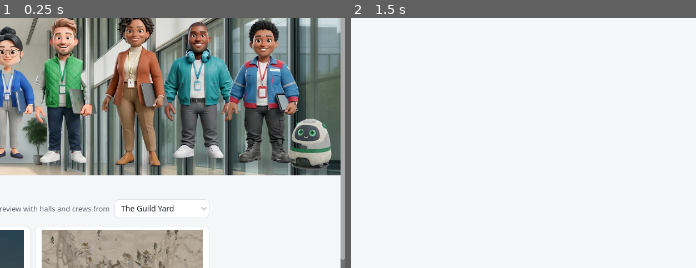
Above: before the commit, frames 1-2 (left to right).
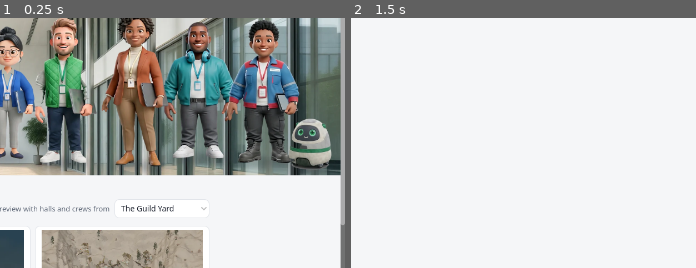
Above: after the commit, the same moments.

Repository: oddessentials/agent-guild-builders
Game: Godot game, scene res://src/ui/main.tscn
The game is run twice, just before and just after one commit, with the same random seed, the same clock (stepped at 60 frames per second) and the same inputs.
Inputs (mouse positions are % of the whole screen's width and height, from its top left):
- Up to frame 1 (0.25 s): no input
- Up to frame 2 (1.5 s): click "Blank Open ground and the Yar…" at 0.5 s; tap Enter at 1.25 s; move the mouse to (68, 45) at 1.27 s; hold Right from 1.28 s (still down); tap M at 1.35 s; click (68, 45) at 1.42 s
The pictures show only the part of the screen within x 50-100%, y 5-55%; the shares and areas given below are measured in that part.

The runs differ from the first frame. In frame 1, 0.2% of the frame differs, in the area x 98-100%, y 82-97%; in frame 2, nothing differs.

Commit message:
Add the Pixel Glade preset and its cube-art item set
A forest clearing drawn in cube art, eight cubes to the metre, so that
it reads as isometric pixel art from the Yard camera: a crystal shrine,
ruins, a brook, work stations and a ring of braziers.

- 43 new items in a "Pixel glade" group, built by tools/build_glade.py.
- A "Pixel glade" ground set and paving with pixel-grid textures.
- Pieces keep their size and turn by quarters, so cubes share one grid.
- Lamps now sit clear of their own models, in Clay Office too, so they
  are not shadowed at final quality.

The kit lock now points at kit-740a2f02daf31592.tar.gz, which must be
uploaded to the "art" release before CI can fetch it.

Co-Authored-By: Claude Fable 5.2 <noreply@anthropic.com>

Diff:
--- a/kits/kit-lock.json
+++ b/kits/kit-lock.json
@@ -1,5 +1,5 @@
 {
  "release": "art",
- "asset": "kit-0148da8c7b61ac33.tar.gz",
- "sha256": "0148da8c7b61ac331d71eccfc85426984d9d4388166b1b0a644af92e19317cfd"
+ "asset": "kit-740a2f02daf31592.tar.gz",
+ "sha256": "740a2f02daf3159219946460095d105324ffd5412a866daf9ba604bb52dcaa4c"
 }
--- a/kits/meadow/kit.json
+++ b/kits/meadow/kit.json
@@ -2402,7 +2402,7 @@
      0.75,
      1.0
     ],
-    "height": 2.4
+    "height": 3.45
    },
    "modular": true
   },
@@ -2423,7 +2423,7 @@
      0.45,
      0.3
     ],
-    "height": 3.0
+    "height": 3.7
    },
    "modular": true
   },
@@ -2559,7 +2559,7 @@
      0.75,
      1.0
     ],
-    "height": 1.55
+    "height": 2.4
    }
   },
   "clay_reception": {
@@ -2815,7 +2815,7 @@
      0.72,
      0.45
     ],
-    "height": 1.6
+    "height": 1.95
    }
   },
   "clay_ping_pong": {
@@ -2860,6 +2860,614 @@
     "height": 3.9
    }
   },
+  "glade_tree_oak": {
+   "label": "Oak",
+   "group": "glade",
+   "spacing": 7,
+   "height": 9.25,
+   "radius": 3.44,
+   "triangles": 22620,
+   "source": "glade_tree_oak",
+   "licence": "AGPL-3.0-only (Agent Guild: Builders)",
+   "bytes": 1226884
+  },
+  "glade_tree_pine": {
+   "label": "Pine",
+   "group": "glade",
+   "spacing": 5,
+   "height": 14.0,
+   "radius": 2.56,
+   "triangles": 29972,
+   "source": "glade_tree_pine",
+   "licence": "AGPL-3.0-only (Agent Guild: Builders)",
+   "bytes": 1623176
+  },
+  "glade_tree_ancient": {
+   "label": "Ancient tree",
+   "group": "glade",
+   "spacing": 12,
+   "height": 14.62,
+   "radius": 5.69,
+   "triangles": 86300,
+   "source": "glade_tree_ancient",
+   "licence": "AGPL-3.0-only (Agent Guild: Builders)",
+   "bytes": 4668588
+  },
+  "glade_tree_dead": {
+   "label": "Bare tree",
+   "group": "glade",
+   "spacing": 5,
+   "height": 5.62,
+   "radius": 2.25,
+   "triangles": 3128,
+   "source": "glade_tree_dead",
+   "licence": "AGPL-3.0-only (Agent Guild: Builders)",
+   "bytes": 171396
+  },
+  "glade_bush": {
+   "label": "Bush",
+   "group": "glade",
+   "spacing": 2.5,
+   "height": 1.5,
+   "radius": 1.31,
+   "triangles": 2358,
+   "source": "glade_bush",
+   "licence": "AGPL-3.0-only (Agent Guild: Builders)",
+   "bytes": 131208
+  },
+  "glade_grass": {
+   "label": "Grass tuft",
+   "group": "glade",
+   "spacing": 1.2,
+   "height": 0.62,
+   "radius": 0.81,
+   "triangles": 1060,
+   "source": "glade_grass",
+   "licence": "AGPL-3.0-only (Agent Guild: Builders)",
+   "bytes": 59724
+  },
+  "glade_flowers": {
+   "label": "Wildflowers",
+   "group": "glade",
+   "spacing": 1.2,
+   "height": 0.62,
+   "radius": 0.81,
+   "triangles": 940,
+   "source": "glade_flowers",
+   "licence": "AGPL-3.0-only (Agent Guild: Builders)",
+   "bytes": 55360
+  },
+  "glade_mushrooms": {
+   "label": "Toadstools",
+   "group": "glade",
+   "spacing": 1.5,
+   "height": 0.88,
+   "radius": 0.88,
+   "triangles": 824,
+   "source": "glade_mushrooms",
+   "licence": "AGPL-3.0-only (Agent Guild: Builders)",
+   "bytes": 47684
+  },
+  "glade_glow_mushrooms": {
+   "label": "Glowing mushrooms",
+   "group": "glade",
+   "spacing": 1.5,
+   "height": 0.88,
+   "radius": 0.82,
+   "triangles": 832,
+   "source": "glade_glow_mushrooms",
+   "licence": "AGPL-3.0-only (Agent Guild: Builders)",
+   "bytes": 46764
+  },
+  "glade_rock": {
+   "label": "Rock",
+   "group": "glade",
+   "spacing": 3,
+   "height": 1.38,
+   "radius": 1.13,
+   "triangles": 1648,
+   "source": "glade_rock",
+   "licence": "AGPL-3.0-only (Agent Guild: Builders)",
+   "bytes": 93556
+  },
+  "glade_boulder": {
+   "label": "Mossy boulder",
+   "group": "glade",
+   "spacing": 4,
+   "height": 2.5,
+   "radius": 2.06,
+   "triangles": 5050,
+   "source": "glade_boulder",
+   "licence": "AGPL-3.0-only (Agent Guild: Builders)",
+   "bytes": 277316
+  },
+  "glade_log": {
+   "label": "Fallen log",
+   "group": "glade",
+   "spacing": 4,
+   "height": 1.12,
+   "radius": 2.12,
+   "triangles": 2216,
+   "source": "glade_log",
+   "licence": "AGPL-3.0-only (Agent Guild: Builders)",
+   "bytes": 127780
+  },
+  "glade_stump": {
+   "label": "Stump",
+   "group": "glade",
+   "spacing": 3,
+   "height": 0.75,
+   "radius": 0.75,
+   "triangles": 592,
+   "source": "glade_stump",
+   "licence": "AGPL-3.0-only (Agent Guild: Builders)",
+   "bytes": 37232
+  },
+  "glade_dais": {
+   "label": "Rune dais",
+   "group": "glade",
+   "spacing": 8,
+   "height": 1.12,
+   "radius": 3.48,
+   "triangles": 12592,
+   "source": "glade_dais",
+   "licence": "AGPL-3.0-only (Agent Guild: Builders)",
+   "bytes": 686156,
+   "light": {
+    "watts": 300.0,
+    "color": [
+     0.3,
+     1.0,
+     0.92
+    ],
+    "height": 1.6
+   }
+  },
+  "glade_shrine": {
+   "label": "Crystal shrine",
+   "group": "glade",
+   "spacing": 9,
+   "height": 5.38,
+   "radius": 3.5,
+   "triangles": 23048,
+   "source": "glade_shrine",
+   "licence": "AGPL-3.0-only (Agent Guild: Builders)",
+   "bytes": 1250828,
+   "light": {
+    "watts": 900.0,
+    "color": [
+     0.3,
+     1.0,
+     0.92
+    ],
+    "height": 5.6
+   }
+  },
+  "glade_portal": {
+   "label": "Portal arch",
+   "group": "glade",
+   "spacing": 5,
+   "height": 5.75,
+   "radius": 2.19,
+   "triangles": 9180,
+   "source": "glade_portal",
+   "licence": "AGPL-3.0-only (Agent Guild: Builders)",
+   "bytes": 502684,
+   "light": {
+    "watts": 600.0,
+    "color": [
+     0.62,
+     0.42,
+     1.0
+    ],
+    "height": 6.0
+   }
+  },
+  "glade_tower": {
+   "label": "Ruined tower",
+   "group": "glade",
+   "spacing": 6,
+   "height": 7.38,
+   "radius": 2.0,
+   "triangles": 26376,
+   "source": "glade_tower",
+   "licence": "AGPL-3.0-only (Agent Guild: Builders)",
+   "bytes": 1435500,
+   "light": {
+    "watts": 400.0,
+    "color": [
+     1.0,
+     0.55,
+     0.22
+    ],
+    "height": 3.6
+   }
+  },
+  "glade_wall_ruin": {
+   "label": "Ruined wall",
+   "group": "glade",
+   "spacing": 5,
+   "height": 2.12,
+   "radius": 2.74,
+   "triangles": 4228,
+   "source": "glade_wall_ruin",
+   "licence": "AGPL-3.0-only (Agent Guild: Builders)",
+   "bytes": 235096
+  },
+  "glade_pillar": {
+   "label": "Pillar",
+   "group": "glade",
+   "spacing": 2,
+   "height": 3.75,
+   "radius": 0.5,
+   "triangles": 1908,
+   "source": "glade_pillar",
+   "licence": "AGPL-3.0-only (Agent Guild: Builders)",
+   "bytes": 107584
+  },
+  "glade_pillar_broken": {
+   "label": "Broken pillar",
+   "group": "glade",
+   "spacing": 3,
+   "height": 1.62,
+   "radius": 1.25,
+   "triangles": 1510,
+   "source": "glade_pillar_broken",
+   "licence": "AGPL-3.0-only (Agent Guild: Builders)",
+   "bytes": 86140
+  },
+  "glade_statue": {
+   "label": "Guardian statue",
+   "group": "glade",
+   "spacing": 3,
+   "height": 3.38,
+   "radius": 0.75,
+   "triangles": 2364,
+   "source": "glade_statue",
+   "licence": "AGPL-3.0-only (Agent Guild: Builders)",
+   "bytes": 133020
+  },
+  "glade_obelisk": {
+   "label": "Rune stone",
+   "group": "glade",
+   "spacing": 3,
+   "height": 3.25,
+   "radius": 0.75,
+   "triangles": 1648,
+   "source": "glade_obelisk",
+   "licence": "AGPL-3.0-only (Agent Guild: Builders)",
+   "bytes": 95132,
+   "light": {
+    "watts": 300.0,
+    "color": [
+     0.3,
+     1.0,
+     0.92
+    ],
+    "height": 3.6
+   }
+  },
+  "glade_well": {
+   "label": "Well",
+   "group": "glade",
+   "spacing": 4,
+   "height": 2.88,
+   "radius": 1.25,
+   "triangles": 4336,
+   "source": "glade_well",
+   "licence": "AGPL-3.0-only (Agent Guild: Builders)",
+   "bytes": 243804
+  },
+  "glade_path": {
+   "label": "Stepping stones",
+   "group": "glade",
+   "spacing": 3,
+   "height": 0.12,
+   "radius": 1.38,
+   "triangles": 930,
+   "source": "glade_path",
+   "licence": "AGPL-3.0-only (Agent Guild: Builders)",
+   "bytes": 54084
+  },
+  "glade_brazier": {
+   "label": "Brazier",
+   "group": "glade",
+   "spacing": 3,
+   "height": 0.88,
+   "radius": 0.44,
+   "triangles": 458,
+   "source": "glade_brazier",
+   "licence": "AGPL-3.0-only (Agent Guild: Builders)",
+   "bytes": 30400,
+   "light": {
+    "watts": 700.0,
+    "color": [
+     1.0,
+     0.55,
+     0.22
+    ],
+    "height": 1.5
+   }
+  },
+  "glade_torch": {
+   "label": "Torch",
+   "group": "glade",
+   "spacing": 4,
+   "height": 2.25,
+   "radius": 0.31,
+   "triangles": 490,
+   "source": "glade_torch",
+   "licence": "AGPL-3.0-only (Agent Guild: Builders)",
+   "bytes": 34368,
+   "light": {
+    "watts": 800.0,
+    "color": [
+     1.0,
+     0.55,
+     0.22
+    ],
+    "height": 2.8
+   }
+  },
+  "glade_lantern_post": {
+   "label": "Lantern post",
+   "group": "glade",
+   "spacing": 4,
+   "height": 2.62,
+   "radius": 0.69,
+   "triangles": 828,
+   "source": "glade_lantern_post",
+   "licence": "AGPL-3.0-only (Agent Guild: Builders)",
+   "bytes": 52196,
+   "light": {
+    "watts": 600.0,
+    "color": [
+     1.0,
+     0.7,
+     0.35
+    ],
+    "height": 1.7
+   }
+  },
+  "glade_campfire": {
+   "label": "Campfire",
+   "group": "glade",
+   "spacing": 4,
+   "height": 0.88,
+   "radius": 0.88,
+   "triangles": 982,
+   "source": "glade_campfire",
+   "licence": "AGPL-3.0-only (Agent Guild: Builders)",
+   "bytes": 61356,
+   "light": {
+    "watts": 1000.0,
+    "color": [
+     1.0,
+     0.55,
+     0.22
+    ],
+    "height": 1.6
+   }
+  },
+  "glade_crystal": {
+   "label": "Crystals",
+   "group": "glade",
+   "spacing": 3,
+   "height": 2.5,
+   "radius": 1.06,
+   "triangles": 2368,
+   "source": "glade_crystal",
+   "licence": "AGPL-3.0-only (Agent Guild: Builders)",
+   "bytes": 132624,
+   "light": {
+    "watts": 400.0,
+    "color": [
+     0.3,
+     1.0,
+     0.92
+    ],
+    "height": 3.0
+   }
+  },
+  "glade_crystal_small": {
+   "label": "Small crystals",
+   "group": "glade",
+   "spacing": 2,
+   "height": 1.0,
+   "radius": 0.62,
+   "triangles": 514,
+   "source": "glade_crystal_small",
+   "licence": "AGPL-3.0-only (Agent Guild: Builders)",
+   "bytes": 32472
+  },
+  "glade_forge": {
+   "label": "Forge",
+   "group": "glade",
+   "spacing": 5,
+   "height": 3.25,
+   "radius": 1.75,
+   "triangles": 3462,
+   "source": "glade_forge",
+   "licence": "AGPL-3.0-only (Agent Guild: Builders)",
+   "bytes": 197544,
+   "light": {
+    "watts": 600.0,
+    "color": [
+     1.0,
+     0.55,
+     0.22
+    ],
+    "height": 1.6
+   }
+  },
+  "glade_alchemy": {
+   "label": "Alchemy bench",
+   "group": "glade",
+   "spacing": 5,
+   "height": 1.88,
+   "radius": 1.94,
+   "triangles": 3076,
+   "source": "glade_alchemy",
+   "licence": "AGPL-3.0-only (Agent Guild: Builders)",
+   "bytes": 175184,
+   "light": {
+    "watts": 350.0,
+    "color": [
+     0.62,
+     0.42,
+     1.0
+    ],
+    "height": 2.0
+   }
+  },
+  "glade_library": {
+   "label": "Library",
+   "group": "glade",
+   "spacing": 4,
+   "height": 2.5,
+   "radius": 1.5,
+   "triangles": 4516,
+   "source": "glade_library",
+   "licence": "AGPL-3.0-only (Agent Guild: Builders)",
+   "bytes": 253716,
+   "light": {
+    "watts": 250.0,
+    "color": [
+     1.0,
+     0.7,
+     0.35
+    ],
+    "height": 1.6
+   }
+  },
+  "glade_scrying": {
+   "label": "Scrying orb",
+   "group": "glade",
+   "spacing": 3,
+   "height": 2.12,
+   "radius": 0.87,
+   "triangles": 1704,
+   "source": "glade_scrying",
+   "licence": "AGPL-3.0-only (Agent Guild: Builders)",
+   "bytes": 98160,
+   "light": {
+    "watts": 500.0,
+    "color": [
+     0.62,
+     0.42,
+     1.0
+    ],
+    "height": 2.3
+   }
+  },
+  "glade_map_table": {
+   "label": "Map table",
+   "group": "glade",
+   "spacing": 3,
+   "height": 0.88,
+   "radius": 1.01,
+   "triangles": 1328,
+   "source": "glade_map_table",
+   "licence": "AGPL-3.0-only (Agent Guild: Builders)",
+   "bytes": 76816
+  },
+  "glade_meeting_stones": {
+   "label": "Meeting stones",
+   "group": "glade",
+   "spacing": 6,
+   "height": 0.75,
+   "radius": 2.12,
+   "triangles": 2592,
+   "source": "glade_meeting_stones",
+   "licence": "AGPL-3.0-only (Agent Guild: Builders)",
+   "bytes": 146952,
+   "light": {
+    "watts": 400.0,
+    "color": [
+     0.3,
+     1.0,
+     0.92
+    ],
+    "height": 0.6
+   }
+  },
+  "glade_tent": {
+   "label": "Tent",
+   "group": "glade",
+   "spacing": 5,
+   "height": 2.38,
+   "radius": 1.75,
+   "triangles": 7612,
+   "source": "glade_tent",
+   "licence": "AGPL-3.0-only (Agent Guild: Builders)",
+   "bytes": 417788
+  },
+  "glade_banner": {
+   "label": "Banner",
+   "group": "glade",
+   "spacing": 3,
+   "height": 3.38,
+   "radius": 0.63,
+   "triangles": 948,
+   "source": "glade_banner",
+   "licence": "AGPL-3.0-only (Agent Guild: Builders)",
+   "bytes": 58572
+  },
+  "glade_signpost": {
+   "label": "Signpost",
+   "group": "glade",
+   "spacing": 3,
+   "height": 1.88,
+   "radius": 0.75,
+   "triangles": 472,
+   "source": "glade_signpost",
+   "licence": "AGPL-3.0-only (Agent Guild: Builders)",
+   "bytes": 30472
+  },
+  "glade_chest": {
+   "label": "Chest",
+   "group": "glade",
+   "spacing": 2,
+   "height": 0.88,
+   "radius": 0.63,
+   "triangles": 616,
+   "source": "glade_chest",
+   "licence": "AGPL-3.0-only (Agent Guild: Builders)",
+   "bytes": 37156
+  },
+  "glade_supplies": {
+   "label": "Supplies",
+   "group": "glade",
+   "spacing": 3,
+   "height": 0.88,
+   "radius": 1.26,
+   "triangles": 1124,
+   "source": "glade_supplies",
+   "licence": "AGPL-3.0-only (Agent Guild: Builders)",
+   "bytes": 64580
+  },
+  "glade_weapon_rack": {
+   "label": "Weapon rack",
+   "group": "glade",
+   "spacing": 3,
+   "height": 1.88,
+   "radius": 1.25,
+   "triangles": 1336,
+   "source": "glade_weapon_rack",
+   "licence": "AGPL-3.0-only (Agent Guild: Builders)",
+   "bytes": 76728
+  },
+  "glade_fence": {
+   "label": "Fence",
+   "group": "glade",
+   "spacing": 2.2,
+   "height": 0.88,
+   "radius": 1.13,
+   "triangles": 536,
+   "source": "glade_fence",
+   "licence": "AGPL-3.0-only (Agent Guild: Builders)",
+   "bytes": 31384
+  },
   "car_sedan": {
    "label": "Sedan",
    "group": "city",
@@ -3755,6 +4363,31 @@
   "plaza_terrazzo": {
    "label": "Terrazzo",
    "source": "made_terrazzo",
+   "licence": "AGPL-3.0-only (Agent Guild: Builders)"
+  },
+  "glade_grass": {
+   "label": "Pixel grass",
+   "source": "made_glade_grass",
+   "licence": "AGPL-3.0-only (Agent Guild: Builders)"
+  },
+  "glade_floor": {
+   "label": "Pixel forest floor",
+   "source": "made_glade_floor",
+   "licence": "AGPL-3.0-only (Agent Guild: Builders)"
+  },
+  "glade_stone": {
+   "label": "Pixel flagstones",
+   "source": "made_glade_stone",
+   "licence": "AGPL-3.0-only (Agent Guild: Builders)"
+  },
+  "glade_dirt": {
+   "label": "Pixel dirt",
+   "source": "made_glade_dirt",
+   "licence": "AGPL-3.0-only (Agent Guild: Builders)"
+  },
+  "plaza_glade": {
+   "label": "Pixel paving",
+   "source": "made_glade_paving",
    "licence": "AGPL-3.0-only (Agent Guild: Builders)"
   }
  },
@@ -4020,6 +4653,35 @@
     ],
     "clear": 0.0
    }
+  },
+  "glade": {
+   "label": "Pixel glade",
+   "grounds": [
+    "glade_grass",
+    "glade_floor",
+    "glade_stone",
+    "glade_dirt"
+   ],
+   "plaza": "plaza_glade",
+   "scale": [
+    2.6667,
+    2.6667,
+    2.6667,
+    2.6667
+   ],
+   "water": {
+    "shallow": [
+     0.05,
+     0.3,
+     0.3
+    ],
+    "deep": [
+     0.01,
+     0.1,
+     0.14
+    ],
+    "clear": 0.35
+   }
   }
  }
 }
--- a/src/core/templates.gd
+++ b/src/core/templates.gd
@@ -17,6 +17,7 @@
 	"volcano": {"label": "Volcanic Caldera", "note": "Black basalt above glowing rivers of lava"},
 	"salt": {"label": "Salt Flats", "note": "White salt crust and turquoise brine pools below distant peaks"},
 	"clay_office": {"label": "Clay Office", "note": "A sunlit open-plan office in soft clay, set on black glass"},
+	"pixel_glade": {"label": "Pixel Glade", "note": "A torchlit forest clearing in cube art, with ruins and glowing crystals"},
 }
 
 const LAKE_CENTRE := Vector2(-30.0, -44.0)
@@ -90,6 +91,9 @@
 			return doc
 		"clay_office":
 			_clay_office(doc, rng)
+			return doc
+		"pixel_glade":
+			_pixel_glade(doc, rng, noise)
 			return doc
 		"lakeside":
 			_shape(doc, noise, 7.0, 34.0)
@@ -299,7 +303,7 @@
 	return true
 
 ## Places things in loose clumps, keeping every placement rule.
-static func _scatter(doc: WorldDoc, rng: Rng, noise: ValueNoise, kinds: Array, count: int, inner: float, outer: float, clump: float, scale: float) -> void:
+static func _scatter(doc: WorldDoc, rng: Rng, noise: ValueNoise, kinds: Array, count: int, inner: float, outer: float, clump: float, scale: float, squarely := false) -> void:
 	var models: Dictionary = WorldScene.load_kit().get("models", {})
 	var placed := 0
 	var tries := 0
@@ -314,7 +318,7 @@
 			continue
 		var kind: String = kinds[int(rng.next() * kinds.size()) % kinds.size()]
 		var info: Dictionary = models.get(kind, {})
-		var s := scale * rng.range_f(0.8, 1.25)
+		var s := scale if squarely else scale * rng.range_f(0.8, 1.25)
 		var height: float = float(info.get("height", 1.0)) * s
 		if Clearance.refuse(x, z, doc.height_at(x, z) + height) != "":
 			continue
@@ -329,7 +333,7 @@
 		if clash:
 			continue
 		taken.append(Vector3(x, z, spacing))
-		doc.add_thing(kind, x, z, rng.range_f(0.0, TAU), s)
+		doc.add_thing(kind, x, z, floorf(rng.range_f(0.0, 4.0)) * PI / 2.0 if squarely else rng.range_f(0.0, TAU), s)
 		placed += 1
 
 static func _surface(doc: WorldDoc, land: String) -> void:
@@ -809,3 +813,108 @@
 	for spot in spots:
 		if rng.next() < 0.75:
 			_stand(doc, _pick(rng, ["clay_plant", "clay_plant", "clay_plant_tall", "clay_floor_lamp"]), spot.x + rng.range_f(-0.4, 0.4), spot.y + rng.range_f(-0.4, 0.4), rng.range_f(0.0, TAU))
+
+## A forest clearing in cube art. Pieces keep their size and turn by quarters, so
+## every cube stays on one grid.
+static func _pixel_glade(doc: WorldDoc, rng: Rng, noise: ValueNoise) -> void:
+	_surface(doc, "glade")
+	_mood(doc, ["overcast", 0.9, 3.0, [1.0, 0.93, 0.8]], ["moon", 0.6, 0.7, [0.55, 0.7, 1.0]])
+	_shape(doc, noise, 1.2, 12.0)
+	const QUARTER := PI / 2.0
+	const BROOK := -0.45
+	doc.data.water_level = BROOK
+	var bend := rng.range_f(-5.0, 5.0)
+	var course := [Vector2(-70.0, -260.0), Vector2(-46.0, -70.0), Vector2(-33.0 + bend, -22.0), Vector2(-37.0, 8.0), Vector2(-29.0 - bend, 42.0), Vector2(-44.0, 96.0), Vector2(-70.0, 260.0)]
+	var paths := [[Vector2(0.0, -14.0), Vector2(0.0, -21.0)], [Vector2(-14.0, 6.0), Vector2(-27.0, 8.0)], [Vector2(-27.0, 8.0), Vector2(-48.0, 4.0)], [Vector2(14.0, 20.0), Vector2(24.0, 24.0)], [Vector2(-13.0, 33.0), Vector2(-19.0, 36.0)]]
+	var res := WorldDoc.TERRAIN_RES
+	var brook := PackedFloat32Array()
+	brook.resize(res * res)
+	for j in res:
+		for i in res:
+			var p := WorldDoc.cell_to_world(i, j)
+			var o := j * res + i
+			var d := INF
+			for k in course.size() - 1:
+				d = minf(d, _to_segment(p, course[k], course[k + 1]))
+			d += (noise.fbm(p.x * 0.05, p.y * 0.05) - 0.5) * 3.0
+			brook[o] = d
+			doc.heights[o] = lerpf(-1.5, maxf(doc.heights[o], BROOK + 0.35), smoothstep(2.0, 5.5, d))
+	for j in range(1, res - 1):
+		for i in range(1, res - 1):
+			var p := WorldDoc.cell_to_world(i, j)
+			var o := j * res + i
+			var kind := 0
+			if noise.fbm(p.x * 0.012 + 3.0, p.y * 0.012 + 8.0) > 0.42 and Clearance.live_distance(p.x, p.y) > 16.0:
+				kind = 1
+			for path in paths:
+				if _to_segment(p, path[0], path[1]) < 1.6:
+					kind = 3
+			if absf(p.x) < 7.0 and p.y < -19.0 and p.y > -31.0:
+				kind = 2
+			if brook[o] < 6.5:
+				kind = 3
+			doc.ground[o] = kind
+
+	_stand(doc, "glade_shrine", 0.0, -25.0, 0.0)
+	for side in [-1.0, 1.0]:
+		_stand(doc, "glade_statue", side * 5.6, -19.6, 0.0)
+		_stand(doc, "glade_pillar" if rng.next() < 0.5 else "glade_pillar_broken", side * 8.6, -29.0, 0.0)
+	_stand(doc, "glade_tower", -22.0, -21.0, QUARTER)
+	_stand(doc, "glade_wall_ruin", -15.0, -24.6, 0.0)
+	_stand(doc, "glade_portal", 12.6, -23.6, 0.0)
+	_stand(doc, "glade_tree_ancient", 25.0, -27.0, 0.0)
+	_stand(doc, "glade_obelisk", 20.4, -15.4, 0.0)
+	_stand(doc, "glade_obelisk", -17.6, -12.4, 0.0)
+
+	for k in 13:
+		var a := deg_to_rad(194.0 + k * 12.7)
+		if k != 6:
+			_stand(doc, "glade_brazier", cos(a) * 15.6, sin(a) * 15.6, 0.0)
+	for z in [5.0, 14.0, 23.0, 32.0]:
+		for side in [-1.0, 1.0]:
+			_stand(doc, "glade_brazier", side * 15.0, z, 0.0)
+	for x in [-7.0, 7.0]:
+		_stand(doc, "glade_brazier", x, 33.8, 0.0)
+
+	var benches := ["glade_forge", "glade_library", "glade_alchemy"]
+	for k in 3:
+		var swap := k + int(rng.next() * (3 - k)) % (3 - k)
+		var held: String = benches[k]
+		benches[k] = benches[swap]
+		benches[swap] = held
+		_stand(doc, benches[k], -21.0, 0.0 + k * 8.4, QUARTER)
+		_stand(doc, "glade_path", -18.0, 0.0 + k * 8.4, 0.0)
+	_stand(doc, "glade_lantern_post", -19.4, 4.4, QUARTER)
+	_stand(doc, "glade_lantern_post", -19.4, 12.8, QUARTER)
+	_stand(doc, "glade_well", -26.6, -6.4, 0.0)
+	_stand(doc, "glade_signpost", -27.6, 5.6, QUARTER)
+	_stand(doc, "glade_path", -33.0, 7.6, 0.0)
+	_stand(doc, "glade_path", -36.6, 6.4, QUARTER)
+
+	_stand(doc, "glade_scrying", 18.6, -10.6, 0.0)
+	_stand(doc, "glade_map_table", 17.6, 6.0, 0.0)
+	_stand(doc, "glade_banner", 21.6, 3.6, QUARTER)
+	_stand(doc, "glade_weapon_rack", 22.0, 8.6, QUARTER)
+	_stand(doc, "glade_meeting_stones", 24.6, 24.6, 0.0)
+	_stand(doc, "glade_chest", 19.0, 13.6, QUARTER)
+
+	_stand(doc, "glade_tent", -22.6, 34.0, QUARTER)
+	_stand(doc, "glade_tent", -24.0, 40.6, QUARTER)
+	_stand(doc, "glade_campfire", -17.4, 37.4, 0.0)
+	_stand(doc, "glade_log", -16.4, 40.6, 0.0)
+	_stand(doc, "glade_log", -14.0, 36.4, QUARTER)
+	_stand(doc, "glade_supplies", -19.6, 31.0, 0.0)
+	_stand(doc, "glade_banner", -26.6, 37.4, QUARTER)
+
+	for spot in [Vector2(-52.0, -44.0), Vector2(58.0, 14.0), Vector2(-64.0, 30.0), Vector2(46.0, -64.0)]:
+		_stand(doc, "glade_tree_ancient", spot.x + rng.range_f(-6.0, 6.0), spot.y + rng.range_f(-6.0, 6.0), floorf(rng.range_f(0.0, 4.0)) * QUARTER)
+	_scatter(doc, rng, noise, ["glade_tree_oak", "glade_tree_pine", "glade_tree_oak"], 190, 21.0, 170.0, 0.36, 1.0, true)
+	_scatter(doc, rng, noise, ["glade_tree_pine"], 70, 60.0, 220.0, 0.3, 1.0, true)
+	_scatter(doc, rng, noise, ["glade_tree_dead", "glade_stump", "glade_log"], 24, 20.0, 110.0, 0.0, 1.0, true)
+	_scatter(doc, rng, noise, ["glade_crystal"], 6, 20.0, 60.0, 0.0, 1.0, true)
+	_scatter(doc, rng, noise, ["glade_crystal_small"], 22, 15.5, 70.0, 0.0, 1.0, true)
+	_scatter(doc, rng, noise, ["glade_boulder", "glade_rock", "glade_rock"], 70, 17.0, 110.0, 0.0, 1.0, true)
+	_scatter(doc, rng, noise, ["glade_bush"], 190, 15.5, 100.0, 0.2, 1.0, true)
+	_scatter(doc, rng, noise, ["glade_mushrooms", "glade_glow_mushrooms"], 70, 15.5, 80.0, 0.3, 1.0, true)
+	_scatter(doc, rng, noise, ["glade_flowers"], 260, 15.0, 70.0, 0.1, 1.0, true)
+	_scatter(doc, rng, noise, ["glade_grass"], 700, 15.0, 80.0, 0.1, 1.0, true)
--- a/src/ui/editor_view.gd
+++ b/src/ui/editor_view.gd
@@ -27,7 +27,7 @@
 const WATER_LOWEST := -20.0
 const SUN_STRENGTH := [0.5, 5.0]
 const SKY_STRENGTH := [0.1, 1.5]
-const PLACE_GROUPS := [["trees", "Trees"], ["plants", "Plant …(301 unchanged characters)… , "Holiday"], ["clay", "Clay office"], [CustomItems.GROUP, "Custom"]]
+const PLACE_GROUPS := [["trees", "Trees"], ["plants", "Plant …(301 unchanged characters)… , "Holiday"], ["clay", "Clay office"], ["glade", "Pixel glade"], [CustomItems.GROUP, "Custom"]]
 const TOOL_KEYS := {KEY_M: Tool.ARRANGE, KEY_P: Tool.SCATTER, KEY_C: Tool.ERASE, KEY_L: Tool.LAND, KEY_G: Tool.GROUND, KEY_W: Tool.WATER, KEY_S: Tool.MOOD, KEY_V: Tool.LOOK}
 
 var doc: WorldDoc
--- a/tests/run.gd
+++ b/tests/run.gd
@@ -229,6 +229,10 @@
 	check(office.data.land == "clay" and walls.size() >= 17 and walls.all(func(t): return is_inf(Clearance.max_elevation(t.x, t.z))), "clay office: walls stand only behind the Yard")
 	var level := float(office.data.water_level)
 	check(office.height_at(20.0, 20.0) == 0.0 and office.height_at(40.0, 20.0) < level and office.height_at(0.0, 60.0) < level, "clay office: a level floor that ends in dark water")
+	var glade := Templates.create("pixel_glade", "guild", "T", 42)
+	var square := func(t): return str(t.kind).begins_with("glade_") and float(t.scale) == 1.0 and absf(float(t.turn) / (PI / 2.0) - roundf(float(t.turn) / (PI / 2.0))) < 0.0001
+	check(glade.data.land == "glade" and glade.data.things.all(square), "pixel glade: every piece keeps its size and turns by quarters")
+	check(glade.data.things.any(func(t): return t.kind == "glade_shrine") and glade.height_at(-37.0, 8.0) < float(glade.data.water_level), "pixel glade: a shrine behind the Yard and a brook beside it")
 	return true
 
 func _lands() -> bool:
--- a/tools/make_thumbs.gd
+++ b/tools/make_thumbs.gd
@@ -78,6 +78,7 @@
 		"volcano": [0.34, Vector3(12, 1, -4)],
 		"salt": [0.3, Vector3(0, 1, -24)],
 		"clay_office": [0.58, Vector3(-1, 1, 7)],
+		"pixel_glade": [0.5, Vector3(0, 1, -8)],
 	}
 	view._zoom = framing[key][0]
 	view._target = framing[key][1]
Binary file added: data/thumbs/glade_alchemy.webp
Not shown, added: data/thumbs/glade_alchemy.webp.import
Binary file added: data/thumbs/glade_banner.webp
Not shown, added: data/thumbs/glade_banner.webp.import
Binary file added: data/thumbs/glade_boulder.webp
Not shown, added: data/thumbs/glade_boulder.webp.import
Binary file added: data/thumbs/glade_brazier.webp
Not shown, added: data/thumbs/glade_brazier.webp.import
Binary file added: data/thumbs/glade_bush.webp
Not shown, added: data/thumbs/glade_bush.webp.import
Binary file added: data/thumbs/glade_campfire.webp
Not shown, added: data/thumbs/glade_campfire.webp.import
(and 84 more such lines)
